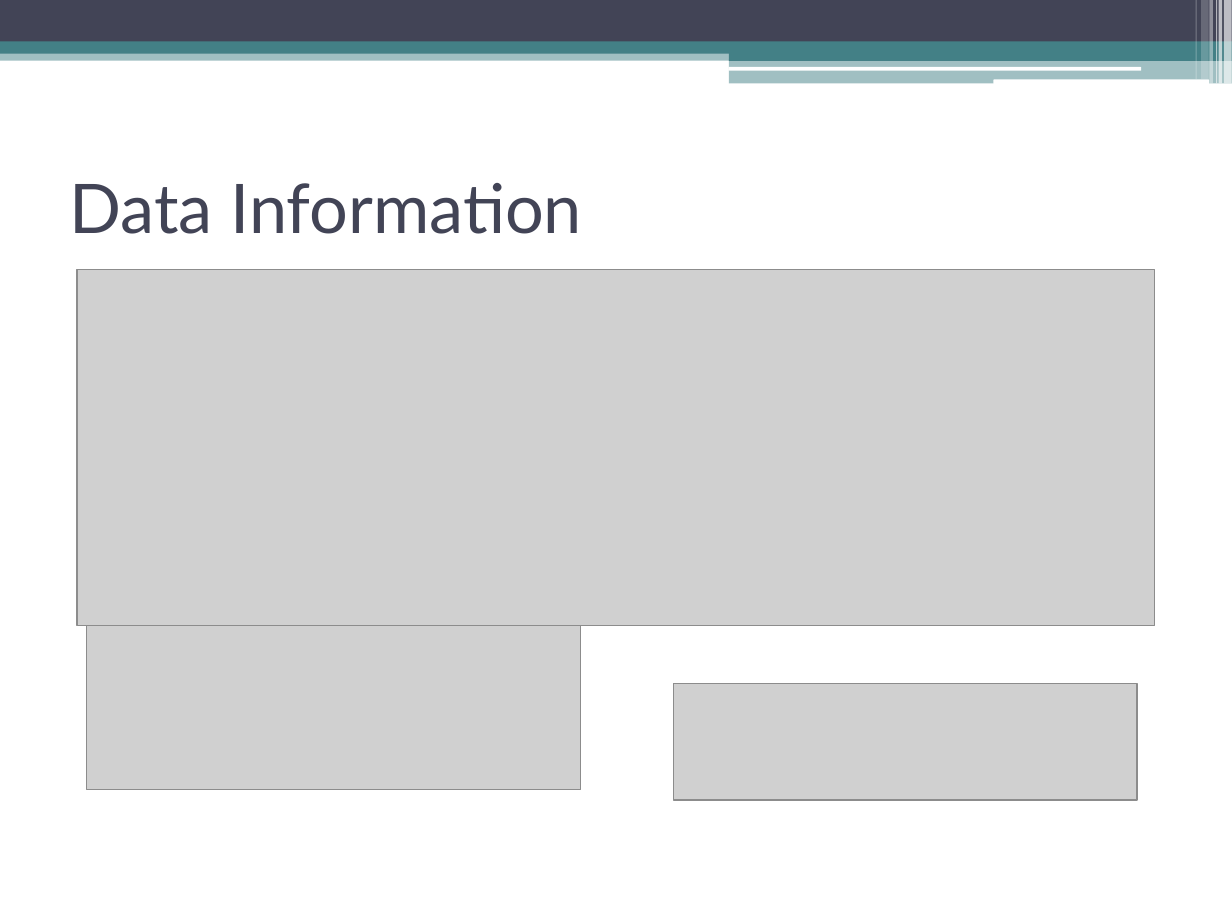
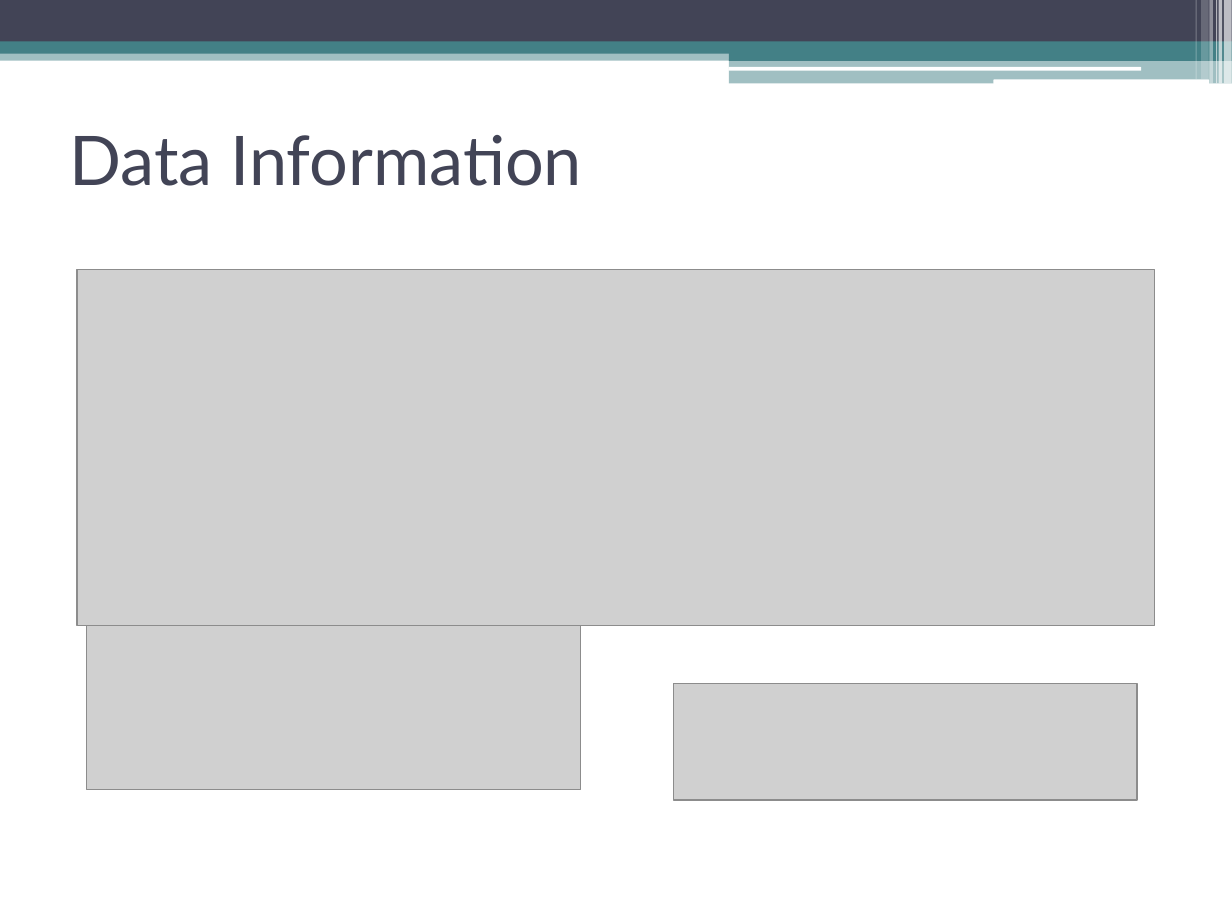
Before and after one commit to Kodluyoruz-Ankara-Veri-Bilimi/assignment_Beyza, a slide deck: slide 2 of homework2/homework2.pptx. Drawn at 1232x924 pixels with LibreOffice and Linux fonts; fonts in the diff are those of the drawing; grey boxes stand for pictures. Boxes give left, top, right and bottom in pixels: in the first picture for what was removed or moved away, otherwise in the second. Text is boxed around its words. In the diff, an @@ line names an element or a change of style, - is before the commit and + after.

```diff
--- a/homework2/homework2.pptx
+++ b/homework2/homework2.pptx
@@ title "Data Information": place and size @@
-title "Data Information" at [70,183,583,234]
+title "Data Information" at [70,135,583,186]
```
Also in this commit, not shown: 4 other slides changed, 10 slides added, 6 slides removed.
